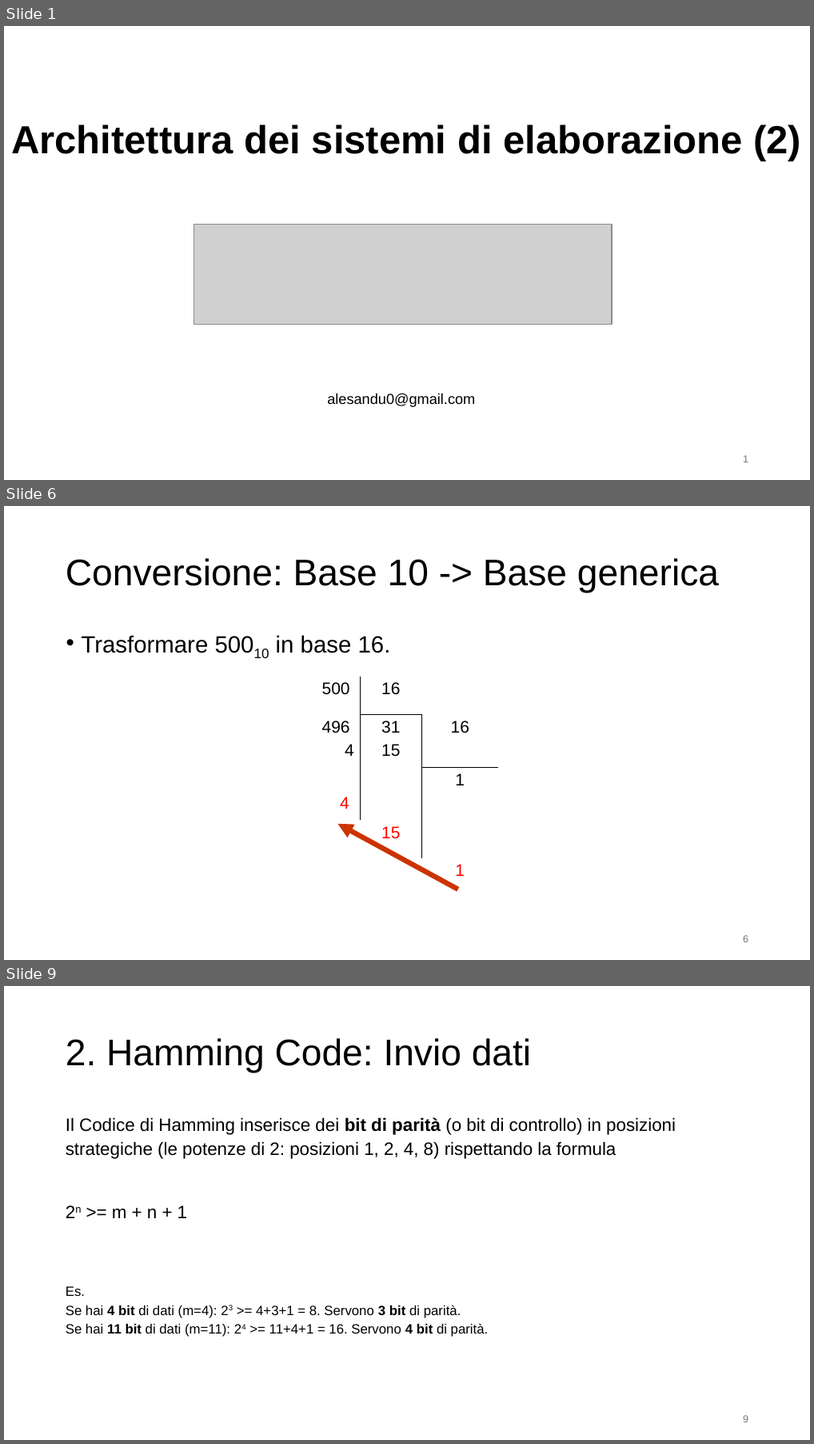
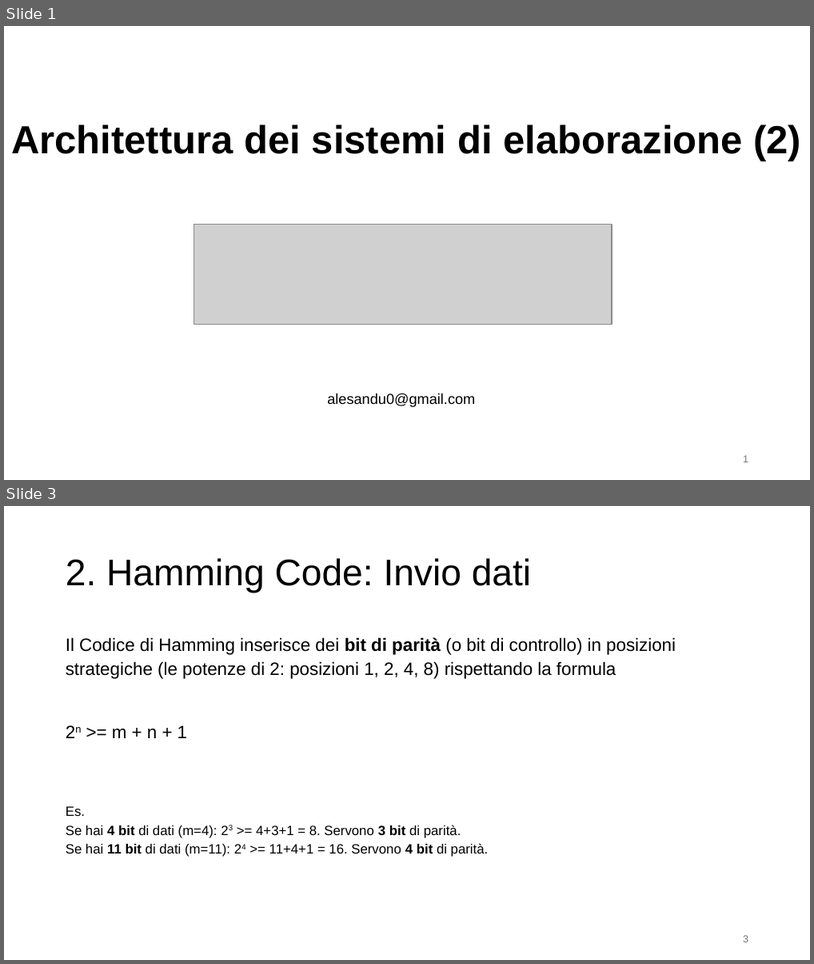
Before and after one commit to alesandu/Uni, a slide deck: Magistrale/Tutoraggio/IO/slide2.pptx. Shown one above the other, each under a label of ours: slides 1, 6 and 9 before the commit, slides 1 and 3 after it; the slides between them are not shown. The pictures are 814x1444 and 814x964 pixels, drawn with LibreOffice and Linux fonts; fonts in the diff are those of the drawing; grey boxes stand for pictures. Boxes give left, top, right and bottom in pixels: in the first picture for what was removed or moved away, otherwise in the second. Text is boxed around its words. In the diff, an @@ line names an element or a change of style, - is before the commit and + after.

```diff
--- a/Magistrale/Tutoraggio/IO/slide2.pptx
+++ b/Magistrale/Tutoraggio/IO/slide2.pptx
@@ slide 6 removed at [4, 506, 810, 960], background #FFFFFF @@
@@ title removed at [66, 558, 719, 593] @@
-Conversione: Base 10 -> Base generica
@@ text removed at [81, 635, 391, 653] @@
-• Trasformare 50010 in base 16.
@@ table removed at [316, 677, 498, 941], 5 rows, 3 columns @@
-500 | 16 | 
-496 / 4 | 31 / 15 | 16
-4 |  | 1
- | 15 | 
- |  | 1
@@ arrow removed from (458, 889) to (338, 824) @@
@@ page number removed at [743, 935, 749, 942] @@
-6
@@ what was slide 9 is now slide 3 @@
```
Also in this commit, not shown: 7 slides changed, 5 slides added, 17 other slides removed, 7 other files.
